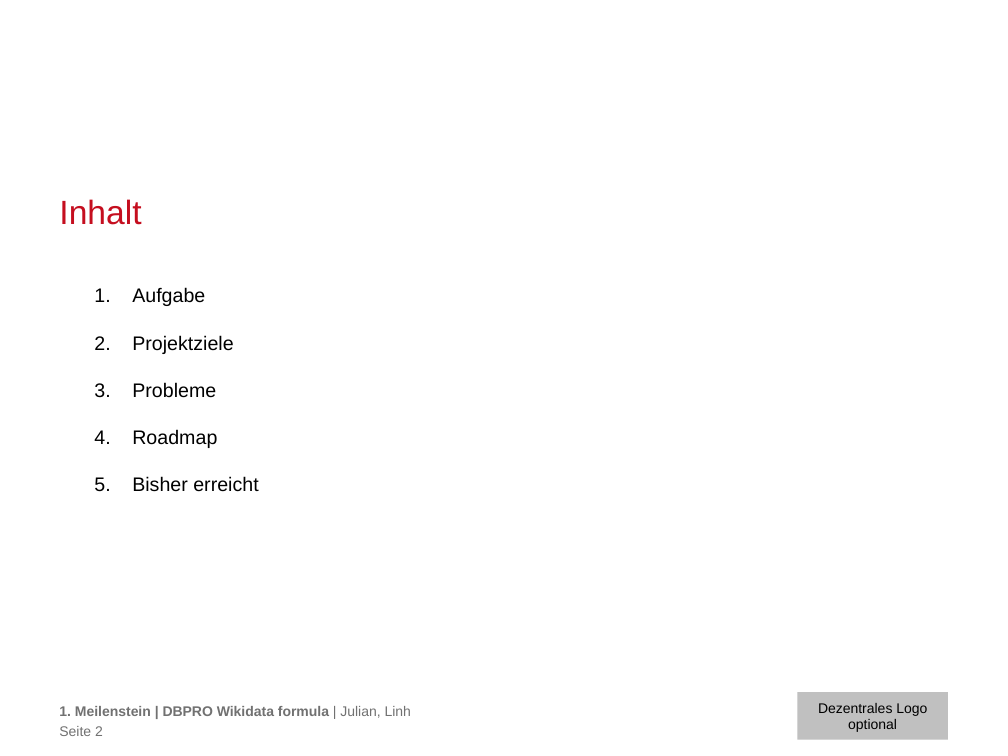
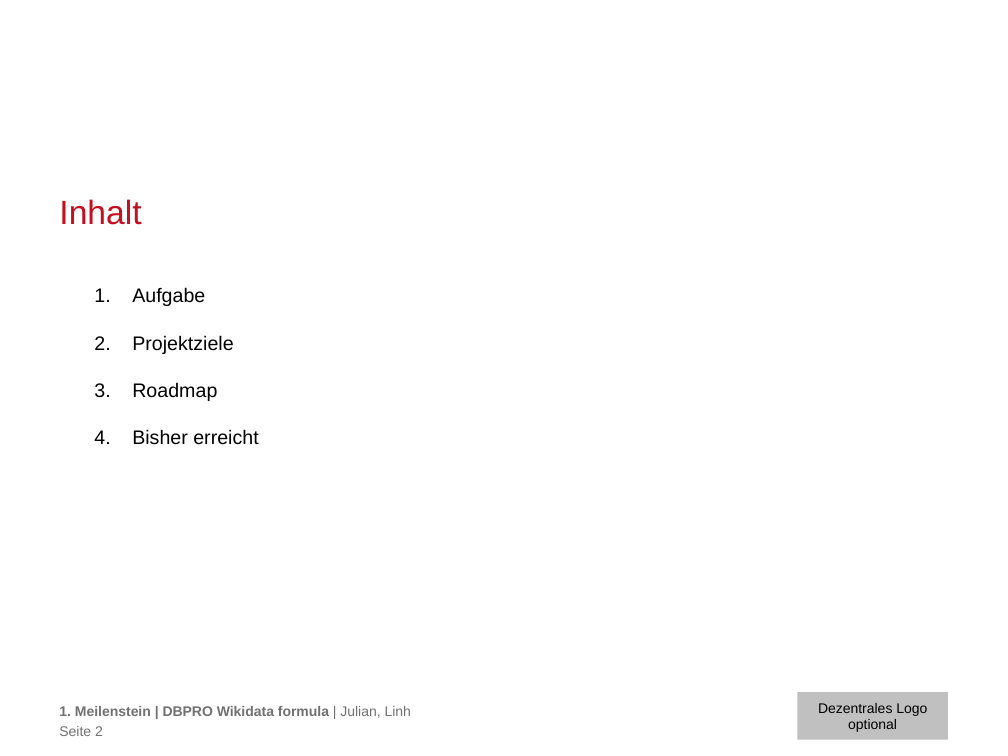
Before and after one commit to TU-Berlin/WikidataMath, a slide deck: slide 2 of docs/milestone presentations/1-presentation/1-complete.pptx. Drawn at 1008x756 pixels with LibreOffice and Linux fonts; fonts in the diff are those of the drawing; background and template pictures are left out. Boxes give left, top, right and bottom in pixels: in the first picture for what was removed or moved away, otherwise in the second. Text is boxed around its words. In the diff, an @@ line names an element or a change of style, - is before the commit and + after.

```diff
--- a/docs/milestone presentations/1-presentation/1-complete.pptx
+++ b/docs/milestone presentations/1-presentation/1-complete.pptx
@@ text at (x1=132, y1=382, x2=216, y2=398): paragraph removed @@
-3. Probleme
```
Also in this commit, not shown: 3 other slides changed, 1 slide removed.
